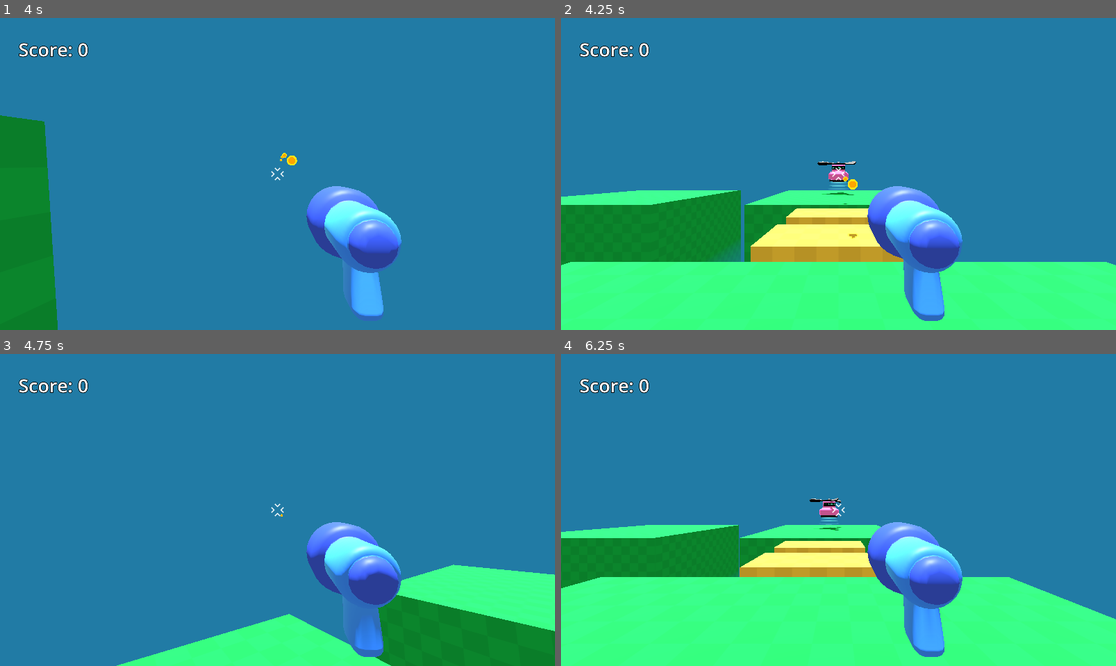
Above: before the commit, frames 1-4 (two rows, left to right).
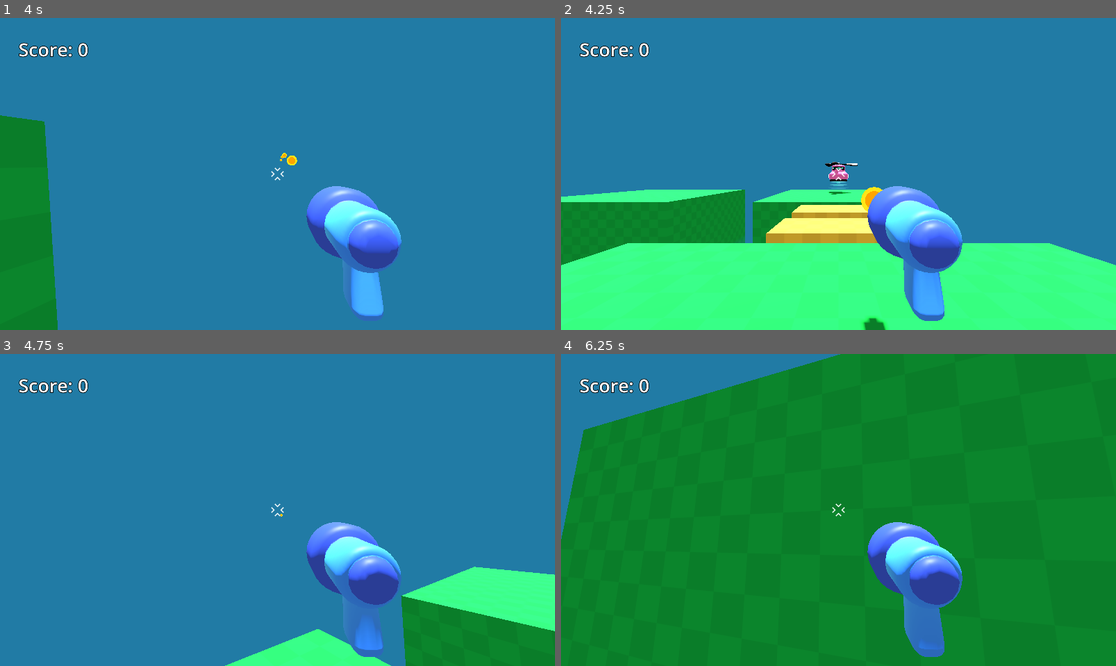
Above: after the commit, the same moments.

Repository: autrera/tutorial-fps-survivors-arena
Game: Godot game, scene res://game.tscn
The game is run twice, just before and just after one commit, with the same random seed, the same clock (stepped at 60 frames per second) and the same inputs.
Inputs (mouse positions are in pixels of both pictures, inside the frame that each line leads up to):
- Up to frame 1 (4 s): move the mouse to (305, 174) at 0.52 s; press the mouse at (305, 174) at 0.53 s; hold W (move_forward) from 0.53 s (still down); tap Space (jump) at 0.77, 1.52, 3.02, 3.77 s; move the mouse to (249, 174) at 1.27 s; release the mouse at (249, 174) at 1.28 s; click (249, 174) at 1.35 s; move the mouse to (288, 167) at 2.02 s; press the mouse at (288, 167) at 2.03 s; move the mouse to (271, 180) at 2.77 s; release the mouse at (271, 180) at 2.78 s; click (271, 180) at 2.85 s; move the mouse to (316, 177) at 3.52 s; press the mouse at (316, 177) at 3.53 s
- Up to frame 2 (4.25 s): keep holding W (move_forward)
- Up to frame 3 (4.75 s): keep holding W (move_forward); move the mouse to (233, 506) at 4.27 s; release the mouse at (233, 506) at 4.28 s; click (233, 506) at 4.35 s; tap Space (jump) at 4.52 s
- Up to frame 4 (6.25 s): move the mouse to (844, 510) at 5.02 s; press the mouse at (844, 510) at 5.03 s; move the mouse to (816, 503) at 5.77 s; release W (move_forward) at 5.78 s; release the mouse at (816, 503) at 5.78 s; hold D (move_right) from 5.78 s (still down); click (816, 503) at 5.85 s; tap Space (jump) at 6.02 s

Frame 1 is identical in both runs. In frame 2, 7.0% of the frame differs, in the area x 0-98%, y 45-100%; in frame 3, 3.7%; in frame 4, 85%, in the area x 0-100%, y 0-100%.

Commit message:
Fix the mobs restarting the level because of the kill plane

Diff:
--- a/game.tscn
+++ b/game.tscn
@@ -43,9 +43,11 @@
 label_settings = SubResource("LabelSettings_7jktm")
 
 [node name="KillPlane" type="Area3D" parent="."]
+collision_layer = 0
+collision_mask = 2147483648
 
 [node name="CollisionShape3D" type="CollisionShape3D" parent="KillPlane"]
-transform = Transform3D(1, 0, 0, 0, 1, 0, 0, 0, 1, 0, -2, 0)
+transform = Transform3D(1, 0, 0, 0, 1, 0, 0, 0, 1, 0, -4, 0)
 shape = SubResource("WorldBoundaryShape3D_ryrav")
 
 [node name="CSGBox3D" type="CSGBox3D" parent="."]
@@ -86,6 +88,7 @@
 
 [node name="Player" parent="." instance=ExtResource("1_80nbo")]
 transform = Transform3D(-4.37114e-08, 0, -1, 0, 1, 0, 1, 0, -4.37114e-08, 0, 0, 0)
+collision_layer = 2147483649
 
 [node name="DirectionalLight3D" type="DirectionalLight3D" parent="."]
 transform = Transform3D(1, 0, 0, 0, -4.37114e-08, 1, 0, -1, -4.37114e-08, 0, 6, 0)
